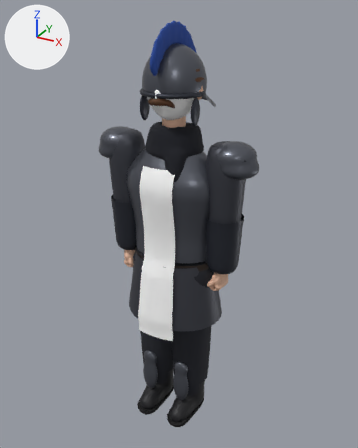
The glTF model public/models/cornelius.glb, before and after one commit.
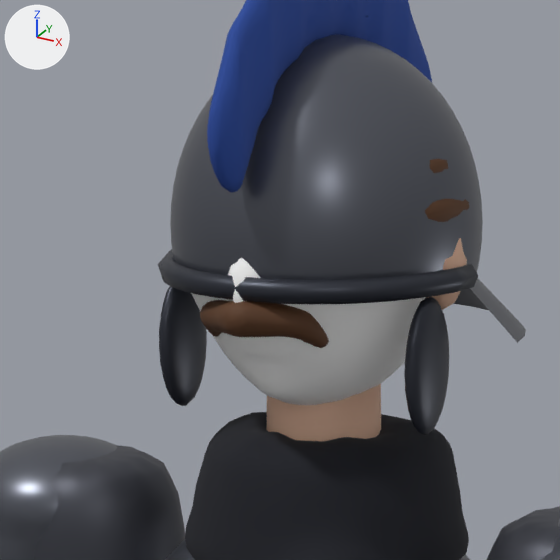
Each version is shown whole from a camera (50 mm lens) standing at (1.148, -2.038, 2.175) and looking at (0.005, 0.04, 1.136), then close up on the part from 30% to 62% of the width and 8% to 34% of the height. The axes (+X, +Y, +Z) are drawn at upper left. The lights are the same throughout. The last two pictures show the newer version. Vertices at exactly the same position are counted once.

The first close-up shows 'head', 'part_MAT_HAIR_hair_cornelius', 'part_MAT_METAL_armor_cornelius', 'part_MAT_METAL_mail_cornelius', 'part_MAT_SKIN_skin_cornelius', 'prop_helmet', 'scarf'.
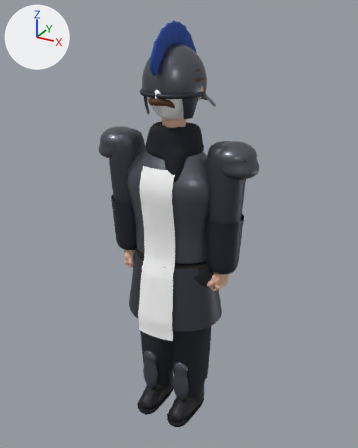
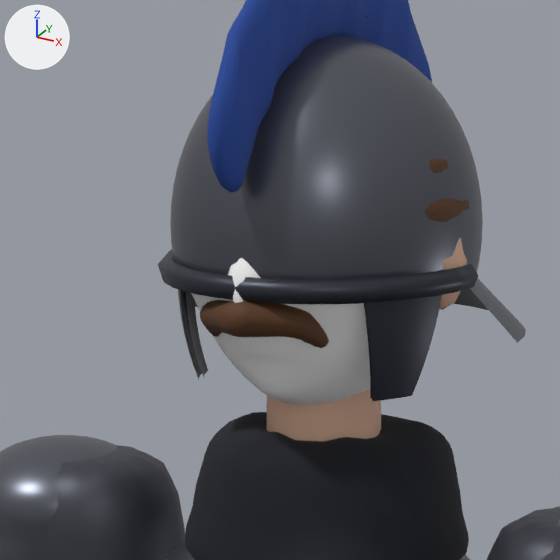
Pixel boxes [x1, y1, x2, y2] of what changed, in the close-ups (560 x 560 px):
'prop_helmet', reshaped: before [158, 0, 526, 435]; after [158, 0, 526, 401]
part 1 of me_prop_helmet, added: after [365, 295, 442, 401]
part 2 of me_prop_helmet, added (mostly hidden): after [364, 303, 372, 398]
part 3 of me_prop_helmet, added: after [178, 289, 202, 379]
part 4 of me_prop_helmet, added: after [184, 291, 208, 377]
part 5 of me_prop_helmet, deleted: before [404, 297, 449, 435]
part 6 of me_prop_helmet, deleted: before [159, 286, 207, 406]

What the commit changed:
me_prop_helmet is used by ob_prop_helmet; location (0.0, 0.0, 0.0).
me_prop_helmet had 3001 vertices, 6000 faces and spanned x -0.187..0.187, y -0.195..0.213, z 1.677..2.117.
me_prop_helmet now has 2799 vertices, 5484 faces and spans x -0.187..0.187, y -0.195..0.213, z 1.711..2.117.
me_prop_helmet part 1: a new loose piece of 63 vertices spanning x 0.095..0.138, y -0.099..-0.021, z 1.711..1.806, in mat_mat_metal_armor_cornelius_dark (dark grey #373a44).
me_prop_helmet part 2: a new loose piece of 63 vertices spanning x 0.091..0.133, y -0.096..-0.02, z 1.713..1.808, in mat_mat_metal_armor_cornelius_dark (dark grey #373a44).
me_prop_helmet part 3: a new loose piece of 63 vertices spanning x -0.138..-0.095, y -0.099..-0.021, z 1.711..1.806, in mat_mat_metal_armor_cornelius_dark (dark grey #373a44).
me_prop_helmet part 4: a new loose piece of 63 vertices spanning x -0.133..-0.091, y -0.096..-0.02, z 1.713..1.808, in mat_mat_metal_armor_cornelius_dark (dark grey #373a44).
me_prop_helmet part 5: the loose piece of 231 vertices spanning x 0.122..0.146, y -0.08..-0.003, z 1.677..1.804 is deleted.
me_prop_helmet part 6: the loose piece of 223 vertices spanning x -0.146..-0.122, y -0.08..-0.003, z 1.677..1.804 is deleted.
